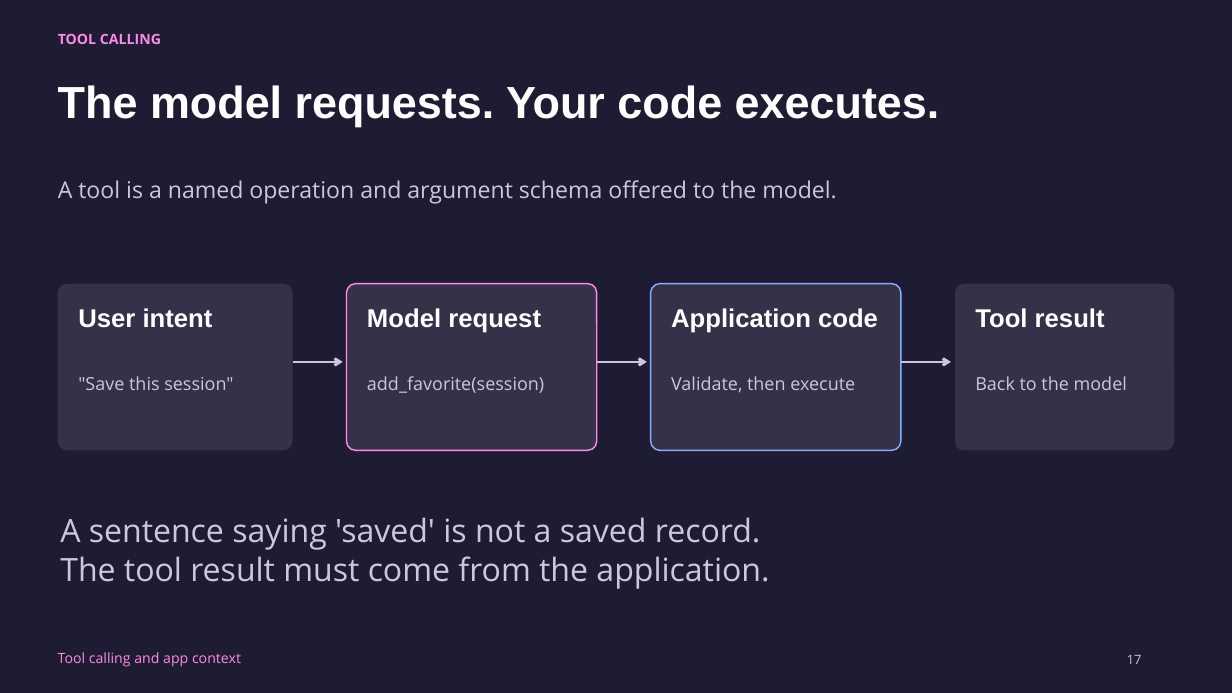
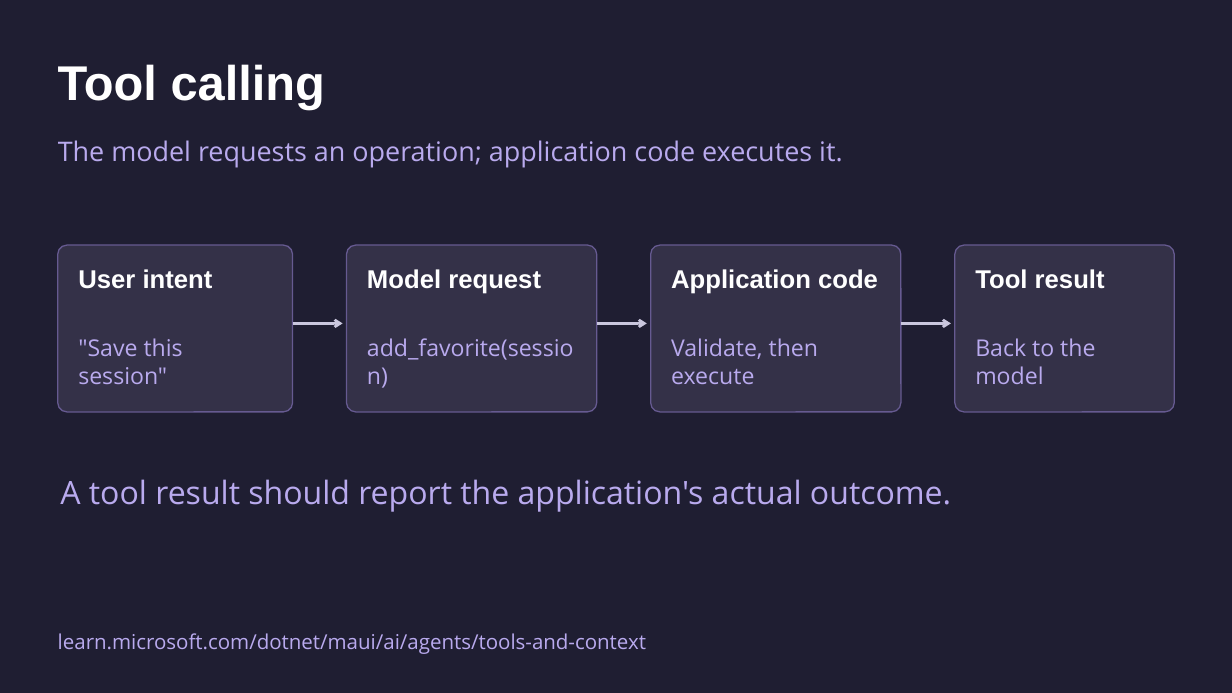
Before and after one commit to mattleibow/dotnetconf2026, a slide deck: slide 17 of slides.pptx. Drawn at 1232x693 pixels with LibreOffice and Linux fonts; fonts in the diff are those of the drawing. Boxes give left, top, right and bottom in pixels: in the first picture for what was removed or moved away, otherwise in the second. Text is boxed around its words. In the diff, an @@ line names an element or a change of style, - is before the commit and + after.

```diff
--- a/slides.pptx
+++ b/slides.pptx
@@ background #1E1C32 to #1F1E32 @@
@@ text at (58, 64, 325, 109): text changed; size 11 to 38 pt; font Open Sans to Arial; text colour #FF89E7 to #FFFFFF @@
-TOOL CALLING
+Tool calling
@@ text removed at (58, 85, 940, 126) @@
-The model requests. Your code executes.
@@ text at (58, 140, 842, 168): text changed; size 18 to 21 pt; text colour #CAC7DE to #B9AAEE @@
-A tool is a named operation and argument schema offered to the model.
+The model requests an operation; application code executes it.
@@ rounded rectangle at (57, 245, 292, 412): outline none to #665A91 1 pt @@
@@ rounded rectangle at (347, 245, 597, 412): outline #FF89E7 1.1 pt to #665A91 1 pt @@
@@ rounded rectangle at (651, 245, 901, 412): outline #86AEFF 1.1 pt to #665A91 1 pt @@
@@ 8 texts, 4 rounded rectangles, 3 arrows: place and size @@
-8 texts, 4 rounded rectangles, 3 arrows at (57, 284, 1175, 451)
+8 texts, 4 rounded rectangles, 3 arrows at (57, 245, 1175, 412)
@@ rounded rectangle at (955, 245, 1175, 412): outline none to #665A91 1 pt @@
@@ size 14 to 18 pt, text colour #CAC7DE to #B9AAEE in 4 elements at (78, 338, 183, 384), (367, 338, 574, 360), (671, 338, 818, 384), (975, 338, 1095, 384) @@
@@ text at (60, 479, 951, 512): text changed; text colour #CAC7DE to #B9AAEE @@
-A sentence saying 'saved' is not a saved record.
-The tool result must come from the application.
+A tool result should report the application's actual outcome.
@@ text removed at (58, 652, 241, 667) @@
-Tool calling and app context
@@ text added at (58, 633, 646, 654), 16 pt, text #B9AAEE @@
+learn.microsoft.com/dotnet/maui/ai/agents/tools-and-context
@@ text removed at (1127, 655, 1142, 664) @@
-17
```
Also in this commit, not shown: 26 other slides changed, 8 slides added, 6 slides removed.
